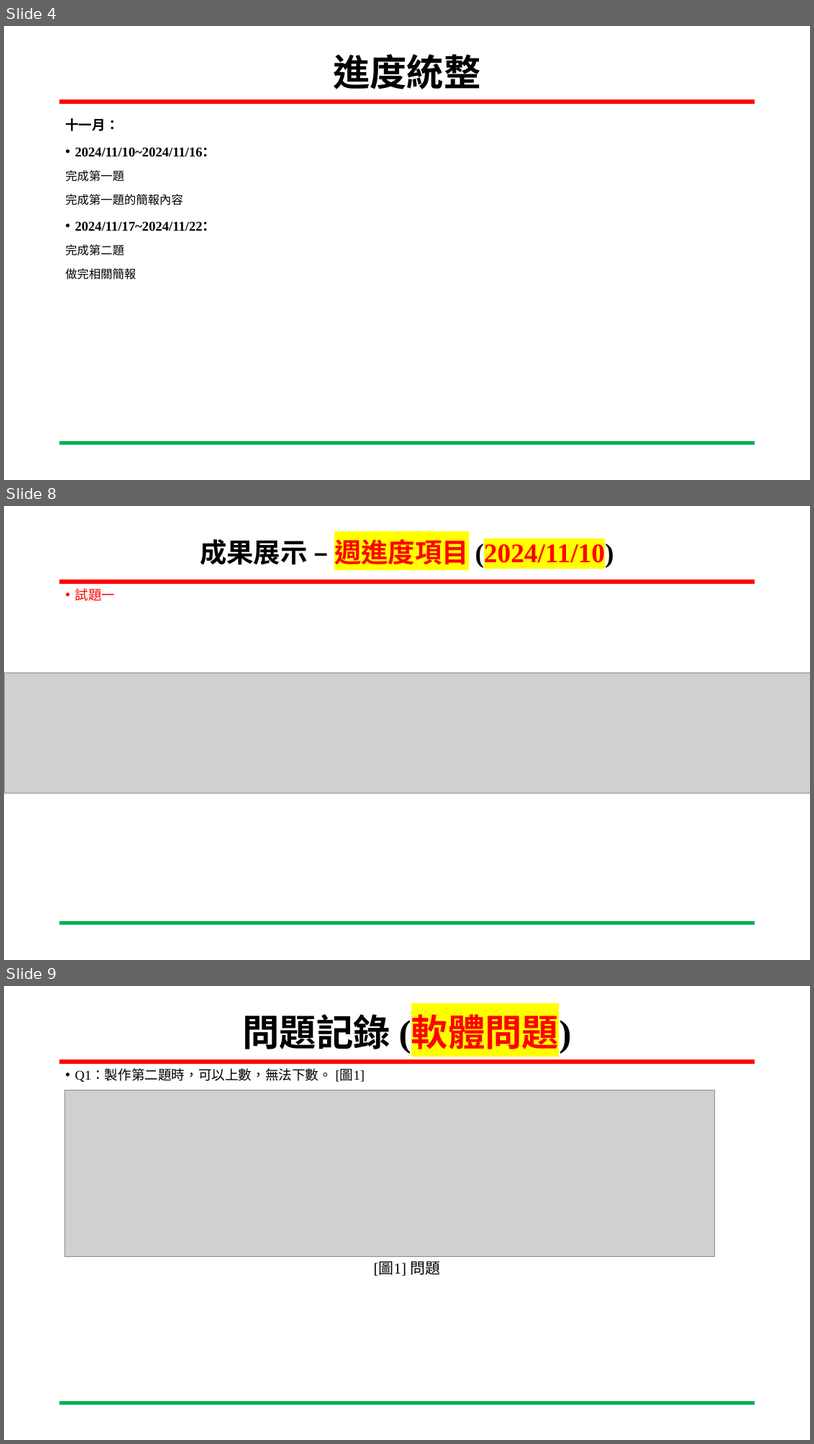
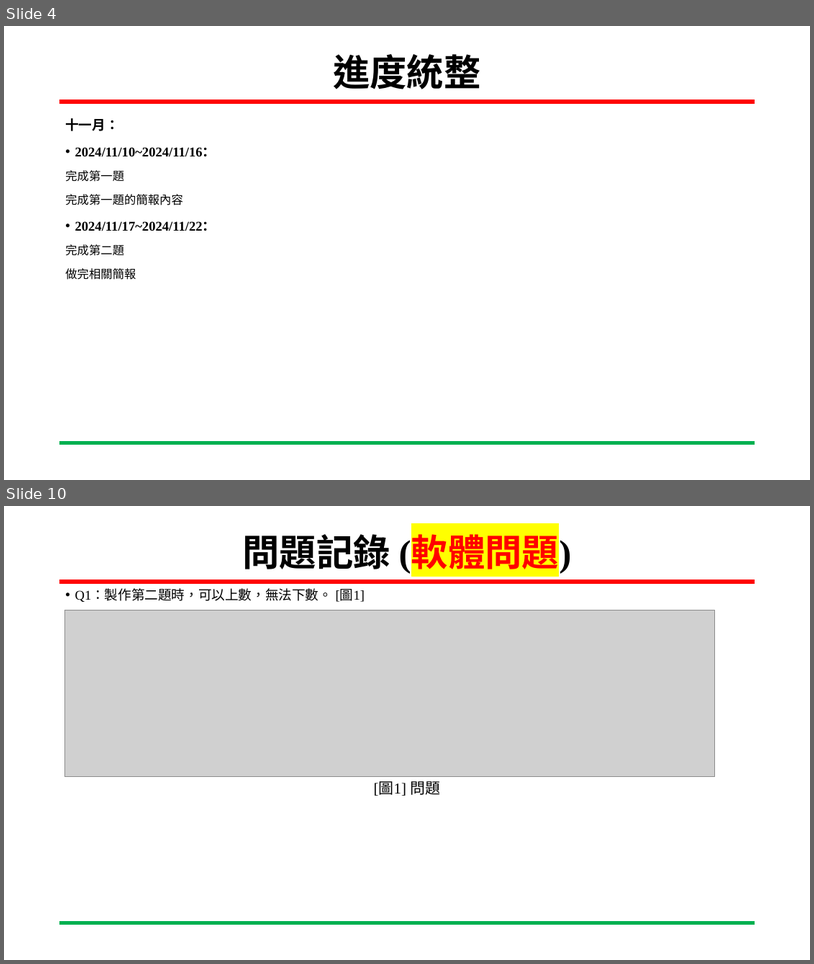
Before and after one commit to wsy0331/SOC_Lab_Exercises, a slide deck: 專案進度報告_吳紹郁_20241121.pptx. Shown one above the other, each under a label of ours: slides 4, 8 and 9 before the commit, slides 4 and 10 after it; the slides between them are not shown. The pictures are 814x1444 and 814x964 pixels, drawn with LibreOffice and Linux fonts; fonts in the diff are those of the drawing; grey boxes stand for pictures; background and template pictures are left out. Boxes give left, top, right and bottom in pixels: in the first picture for what was removed or moved away, otherwise in the second. Text is boxed around its words. In the diff, an @@ line names an element or a change of style, - is before the commit and + after.

```diff
--- a/專案進度報告_吳紹郁_20241121.pptx
+++ b/專案進度報告_吳紹郁_20241121.pptx
@@ slide 8 removed at [4, 506, 810, 960], background #FFFFFF; not listed: 2 template elements that a slide beside it also shows @@
@@ title removed at [200, 539, 615, 567] @@
-成果展示 – 週進度項目 (2024/11/10)
@@ text removed at [75, 588, 116, 601] @@
-• 試題一
@@ picture removed at [4, 673, 810, 793] @@
@@ what was slide 9 is now slide 10 @@
```
Also in this commit, not shown: 4 slides changed, 2 slides added, 2 other files.
